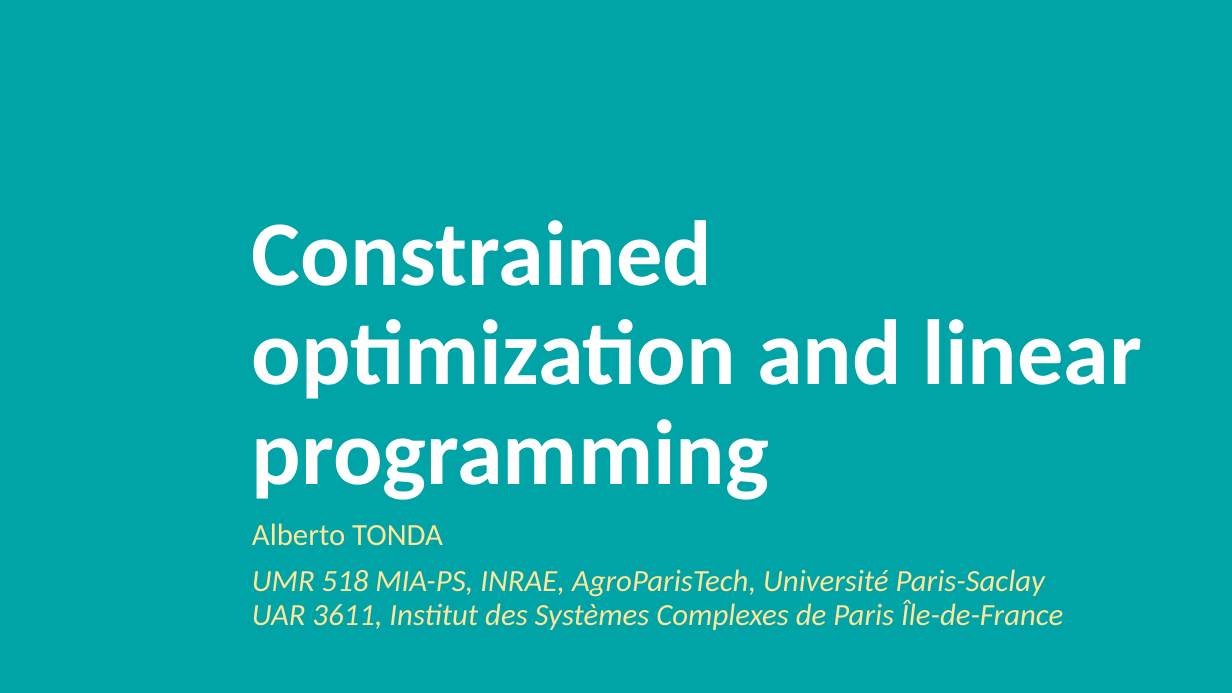
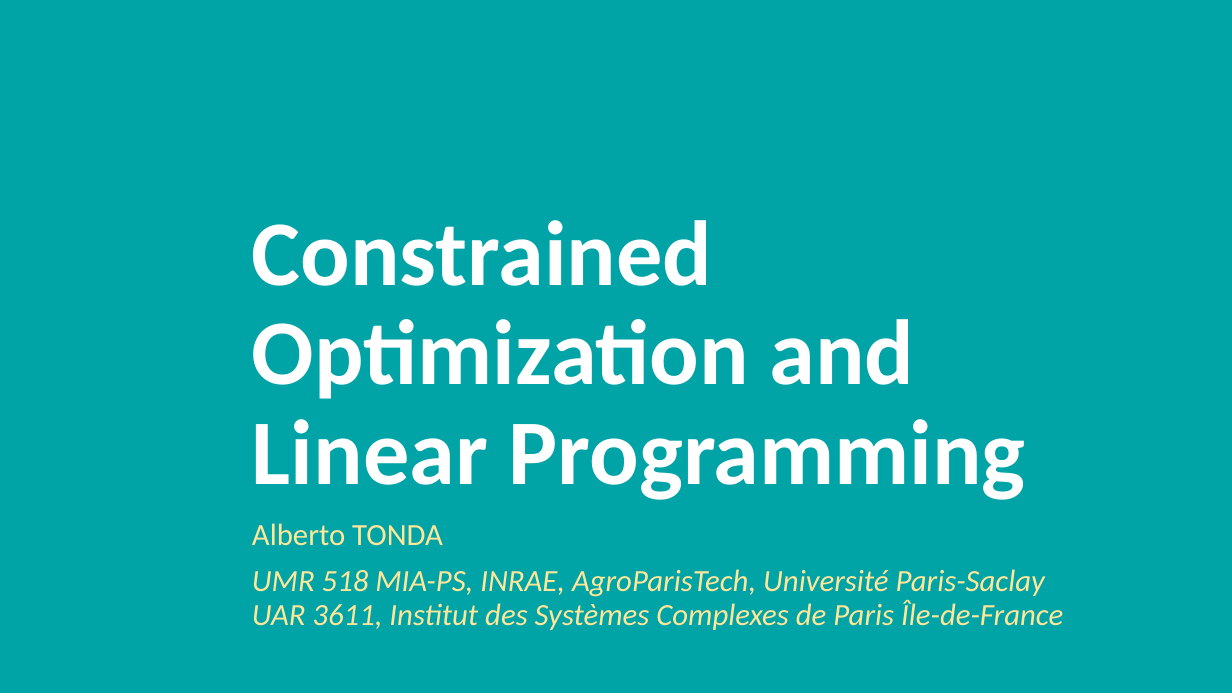
Before and after one commit to albertotonda/teaching, a slide deck: slide 1 of optimization-methods-for-artificial-intelligence/optimization-linear-programming.pptx. Drawn at 1232x693 pixels with LibreOffice and Linux fonts; fonts in the diff are those of the drawing; background and template pictures are left out. Boxes give left, top, right and bottom in pixels: in the first picture for what was removed or moved away, otherwise in the second. Text is boxed around its words. In the diff, an @@ line names an element or a change of style, - is before the commit and + after.

```diff
--- a/optimization-methods-for-artificial-intelligence/optimization-linear-programming.pptx
+++ b/optimization-methods-for-artificial-intelligence/optimization-linear-programming.pptx
@@ title at [252,220,1026,500]: text changed @@
-Constrained optimization and linear programming
+Constrained Optimization and Linear Programming
```
Also in this commit, not shown: 9 other files.
